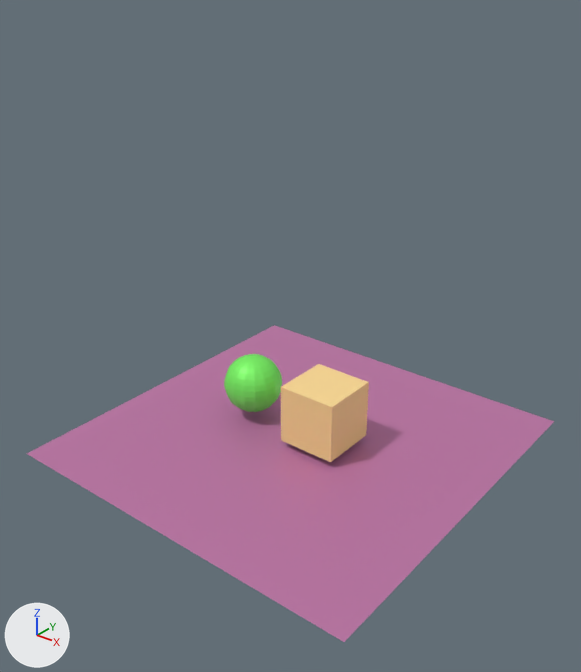
Before and after pictures for a commit that changed the OBJ model assets/3d_models/cube_plane_sphere.obj.
Before and after are seen from a camera (50 mm lens) standing at (13.9, -18.2, 13.5) and looking at (-0.9, 0.3, 2.1). Lighting does not change. The marker at lower left points along +X, +Y and +Z. Where no turn or scale is listed for an object, it has been applied to the vertices.

Before the edit, the objects in view are built like this:
```python
mat_gold = principled_material('gold')
mat_gold.base_color = (1.0, 0.71, 0.29)  # beige #ffdb93
mat_gold.roughness = 0.0
mat_opaque_purple = principled_material('opaque_purple')
mat_opaque_purple.base_color = (0.534, 0.189, 0.4)  # pink #c178aa
mat_opaque_purple.metallic = 0.2
mat_opaque_purple.roughness = 0.526
me_cube = bpy.data.meshes.new('Cube')
me_cube.from_pydata(...)  # a box spanning x -0.26..1.74, y -1.0..1.0, z -1.0..1.0
me_cube.materials.append(mat_gold)  # beige #ffdb93
me_plane_001 = bpy.data.meshes.new('Plane.001')
me_plane_001.from_pydata([(-6.41, -6.46, -1.23), (6.13, -6.46, -1.23), (-6.41, 6.08, -1.23), (6.13, 6.08, -1.23)], [], [(1, 2, 0), (1, 3, 2)])
me_plane_001.materials.append(mat_opaque_purple)  # pink #c178aa
me_sphere_001 = bpy.data.meshes.new('Sphere.001')
me_sphere_001.from_pydata(...)  # a UV sphere (16 segments, 16 rings, poles along z) spanning x -3.3..-1.3, y -1.0..1.0, z -1.0..1.0
me_sphere_001.materials.append(mat_opaque_green)  # green #7cf765
ob_cube = bpy.data.objects.new('Cube', me_cube)
ob_cube.location = (0.0, 0.0, 0.0)
ob_plane_001 = bpy.data.objects.new('Plane.001', me_plane_001)
ob_plane_001.location = (0.0, 0.0, 0.0)
ob_sphere_001 = bpy.data.objects.new('Sphere.001', me_sphere_001)
ob_sphere_001.location = (0.0, 0.0, 0.0)
```
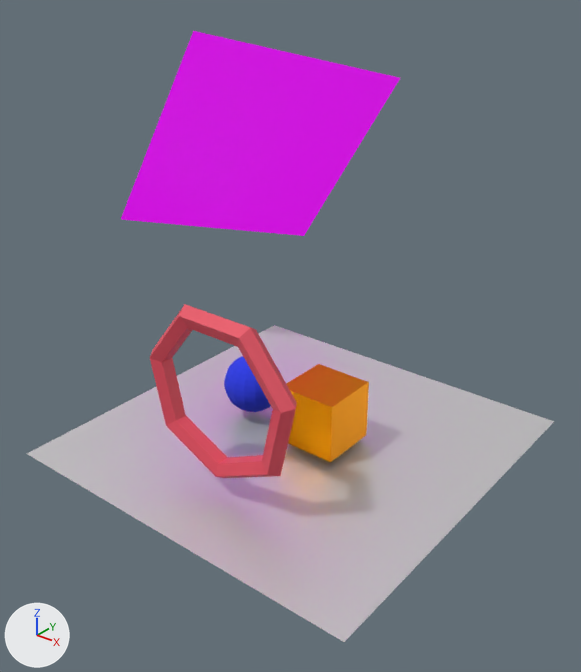
Commit message: added fix for emissive materials in mtl into init sctipt

Changed parts and their boxes [x1, y1, x2, y2] in the pictures (581 x 672 px):
'Plane.001', surface changed, recoloured (pink to white): [27, 325, 554, 642] in both
'Plane', added (pink): after [121, 31, 400, 236]
'Torus.001', added (red): after [150, 304, 297, 478]
'Cube', recoloured, surface changed (beige to orange): [281, 364, 369, 462] in both
part 1 of me_sphere_001, recoloured (green to blue): [224, 356, 281, 412] in both

The change, as a list of edits to the scene's bpy script:
```text
Change mat_gold:
    mat_gold.base_color: (1.0, 0.71, 0.29) -> (0.8, 0.309, 0.0)  # beige #ffdb93 -> orange #e79700
    mat_gold.metallic: 0.0 -> 1.0
Change mat_opaque_purple:
    mat_opaque_purple.base_color: (0.534, 0.189, 0.4) -> (0.8, 0.8, 0.8)  # pink #c178aa -> white #e7e7e7
    mat_opaque_purple.metallic: 0.2 -> 0.777
Add mat_opaque_blue:
    mat_opaque_blue = principled_material('opaque_blue')
    mat_opaque_blue.base_color = (0.0224, 0.0444, 0.8)  # blue #293be7
    mat_opaque_blue.roughness = 1.0
Add mat_thor_material:
    mat_thor_material = principled_material('thor_material')
    mat_thor_material.base_color = (0.8, 0.0782, 0.119)  # red #e74f61
    mat_thor_material.roughness = 0.526
Add mat_emissive_plane:
    mat_emissive_plane = principled_material('emissive_plane')
    mat_emissive_plane.base_color = (0.47, 0.0, 0.549)  # pink #b600c4
    mat_emissive_plane.roughness = 0.526
    mat_emissive_plane.emission_color = (0.47, 0.0, 0.549)  # pink #b600c4
    mat_emissive_plane.emission_strength = 1.0
Change me_sphere_001:
    where me_sphere_001.from_pydata(...)  # 242 vertices, 480 faces; spans x -3.3..-1.3, y -1.0..1.0, z -1.0..1.0
    used by ob_sphere_001; location = (0.0, 0.0, 0.0)
    me_sphere_001 part 1: 480 faces spanning x -3.3..-1.3, y -1.0..1.0, z -1.0..1.0 switch from mat_opaque_green (green #7cf765) to mat_opaque_blue (blue #293be7)
Add me_torus_001:
    me_torus_001.from_pydata(...)  # 35 vertices, 70 faces; spans x -2.72..2.72, y -4.33..-3.67, z -0.69..4.61
    me_torus_001.materials.append(mat_thor_material)  # red #e74f61
Add me_plane:
    me_plane.from_pydata([(-5.56, 1.2, 11.11), (-10.04, 1.2, 4.0), (-2.4, 8.72, 9.12), (-6.88, 8.72, 2.01)], [], [(1, 2, 0), (1, 3, 2)])
    me_plane.materials.append(mat_emissive_plane)  # pink #b600c4
Add ob_torus_001:
    ob_torus_001 = bpy.data.objects.new('Torus.001', me_torus_001)
    ob_torus_001.location = (0.0, 0.0, 0.0)
Add ob_plane:
    ob_plane = bpy.data.objects.new('Plane', me_plane)
    ob_plane.location = (0.0, 0.0, 0.0)
```
